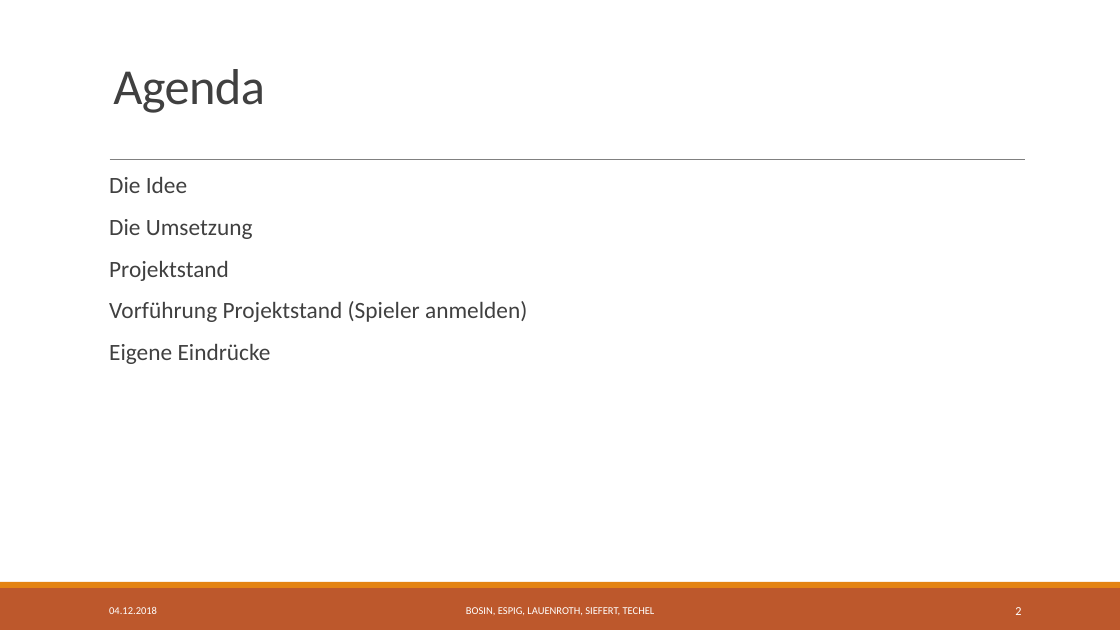
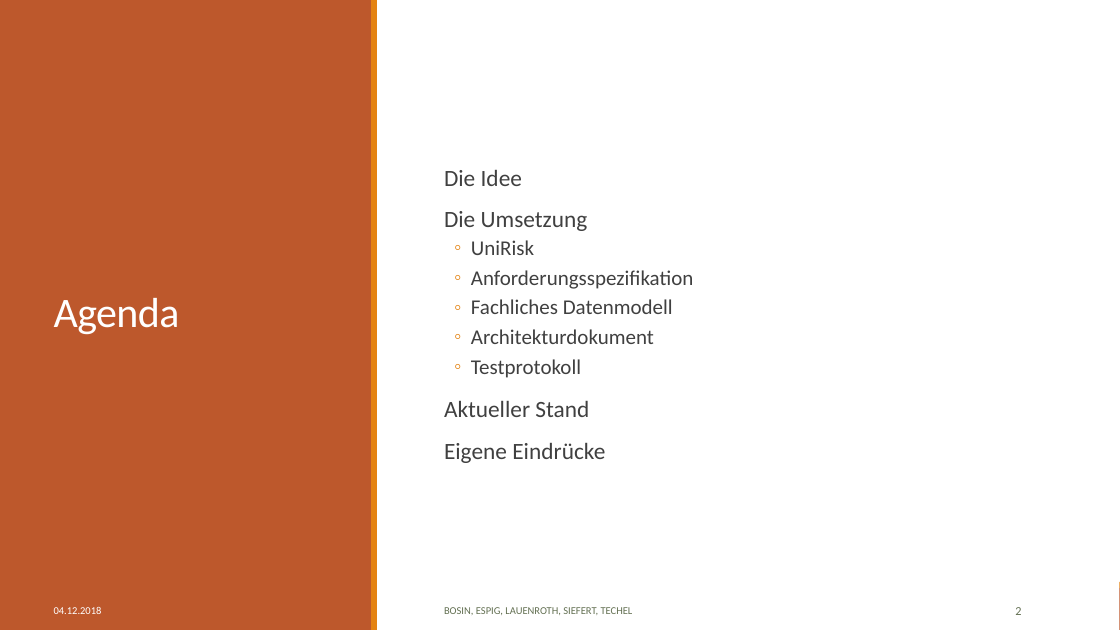
Before and after one commit to Jotec1705/SE-Project2018, a slide deck: slide 2 of Dokumente/02_Arbeitsbereich/01_Projekthandbuch/TouchDown Präsentation UniRisk.pptx. Drawn at 1120x630 pixels with LibreOffice and Linux fonts; fonts in the diff are those of the drawing. Boxes give left, top, right and bottom in pixels: in the first picture for what was removed or moved away, otherwise in the second. Text is boxed around its words. In the diff, an @@ line names an element or a change of style, - is before the commit and + after.

```diff
--- a/Dokumente/02_Arbeitsbereich/01_Projekthandbuch/TouchDown Präsentation UniRisk.pptx
+++ b/Dokumente/02_Arbeitsbereich/01_Projekthandbuch/TouchDown Präsentation UniRisk.pptx
@@ rectangle added at (0,0,1120,630), fill #FFFFFF @@
@@ rectangle added at (0,0,372,630), fill #BD582C @@
@@ rectangle added at (371,0,377,630), fill #E48312 @@
@@ title "Agenda": place and size @@
-title "Agenda" at (113,69,265,113)
+title "Agenda" at (54,298,180,334)
@@ title "Agenda" at (54,298,180,334): size 43.2 to 36 pt, text colour #404040 to #FFFFFF; vertical alignment bottom to middle @@
@@ text "Die Idee": place and size @@
-text "Die Idee" at (109,177,527,364)
+text "Die Idee" at (444,170,693,463)
@@ text "Die Idee" at (444,170,693,463): vertical alignment top to middle @@
@@ line removed from (110, 160) to (1026, 160) @@
@@ text at (444,240,693,417): text changed; size 20 to 18 pt @@
-  Projektstand
-  Vorführung Projektstand (Spieler anmelden)
+  ◦ UniRisk
+  ◦ Anforderungsspezifikation
+  ◦ Fachliches Datenmodell
+  ◦ Architekturdokument
+  ◦ Testprotokoll
+  Aktueller Stand
@@ text "04.12.2018": place and size @@
-text "04.12.2018" at (109,607,157,614)
+text "04.12.2018" at (54,607,102,614)
@@ text "04.12.2018" at (54,607,102,614): more space between paragraphs @@
@@ text "BOSIN, ESPIG, LAUENROTH, SIEFERT, TECHEL": place and size @@
-text "BOSIN, ESPIG, LAUENROTH, SIEFERT, TECHEL" at (466,607,655,615)
+text "BOSIN, ESPIG, LAUENROTH, SIEFERT, TECHEL" at (444,607,633,615)
@@ text "BOSIN, ESPIG, LAUENROTH, SIEFERT, TECHEL" at (444,607,633,615): text colour #FFFFFF to #637052; alignment centre to left; more space between paragraphs @@
@@ page number at (1015,607,1021,615): text colour #FFFFFF to #637052; more space between paragraphs @@
```
Also in this commit, not shown: 7 other slides changed, 2 slides added.
